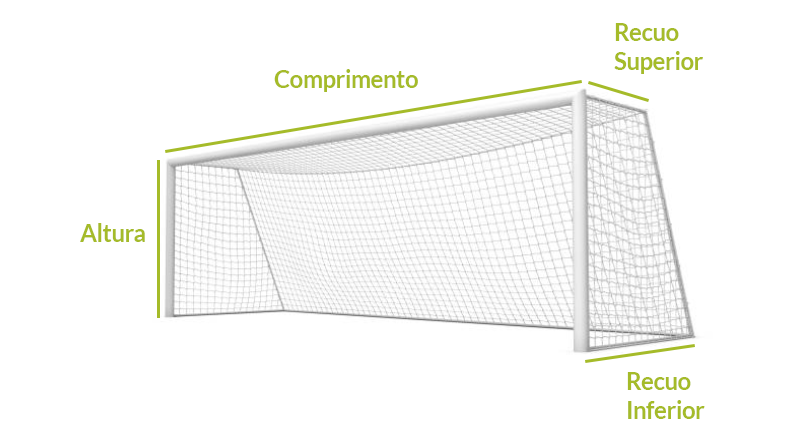
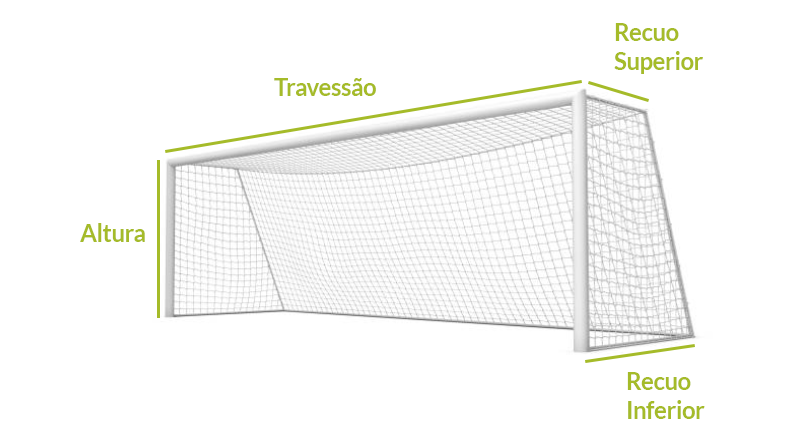
Comparing the layer stacks of the two w=799, h=446 images. Changes:
renamed "Comprimento" to "Travessão", painted on it over 274, 69, 418, 96
painted on "Forma 4" over 585, 347, 676, 363
